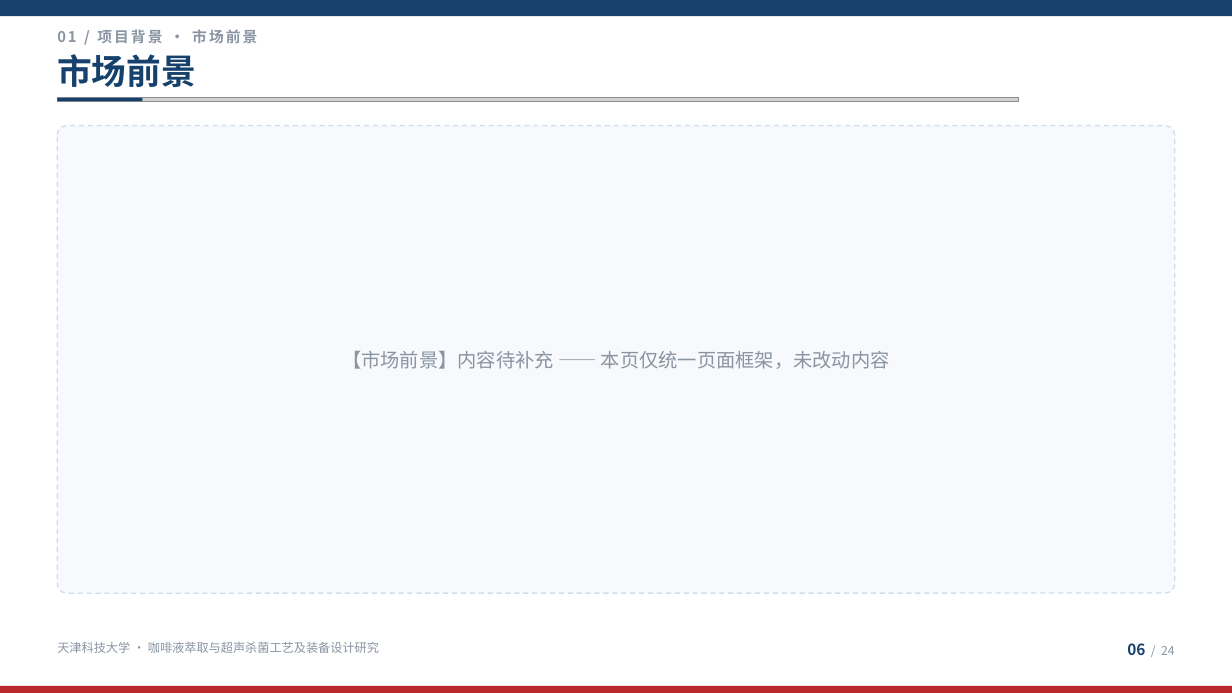
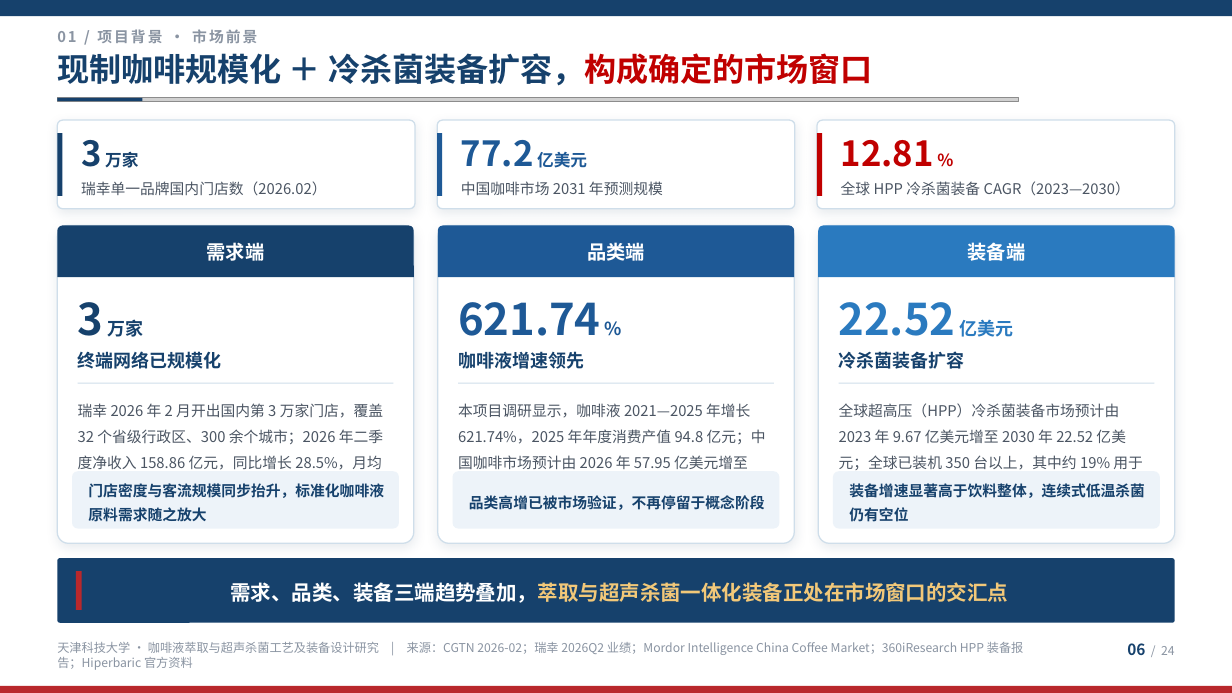
Before and after one commit to G1291428/kiro, a slide deck: slide 6 of dist/咖啡液萃取与超声杀菌工艺及装备设计研究设备_美化版.pptx. Drawn at 1232x693 pixels with LibreOffice and Linux fonts; fonts in the diff are those of the drawing; grey boxes stand for pictures. Boxes give left, top, right and bottom in pixels: in the first picture for what was removed or moved away, otherwise in the second. Text is boxed around its words. In the diff, an @@ line names an element or a change of style, - is before the commit and + after.

Commit message:
补齐第 6/8/14/15 页内容，并单独输出四页可编辑 PPTX
原稿这四页只有标题没有内容，现按同一套视觉系统补齐：

- 06 市场前景：需求端/品类端/装备端三端驱动力，指标取自瑞幸门店与
  2026Q2 业绩、Mordor Intelligence 中国咖啡市场预测、360iResearch HPP
  装备市场预测，咖啡液数据引自原稿第 4/5 页
- 08 应用场景：高峰期矛盾 + 连锁门店/新茶饮/便利店/集中人流四类场景
  2x2 栅格，右栏收敛为对上游装备的三项要求
- 14 竞品分析①：UHT / HPP / 超声非热三条技术路线对标，含代表厂商
  （利乐、GEA、SPX FLOW / Hiperbaric、JBT Avure / Hielscher 等）、
  关键参数与主要局限
- 15 竞品分析②：7x5 原生参数对标表 + 四项差异化卡，本项目列红线标出；
  常温货架期与单位成本明确标注待中试验证，不给未经验证的数字

配套改动：
- theme.py 新增原生表格组件（按 ECMA-376 顺序插入 tcPr 边框）与来源行组件
- build.py 新增 make_excerpt()，从成品抽页另存独立 PPTX，页码沿用原编号
- 窄栏正文由两端对齐改为左对齐，避免中西文混排字距被拉开

产物：dist/咖啡液汇报_新增页_06_08_14_15.pptx（4 页，76 KB）及 PDF；
全篇 24 页文件同步更新。页序页数、原始图片与原有图表数值均未改动。

```diff
--- a/dist/咖啡液萃取与超声杀菌工艺及装备设计研究设备_美化版.pptx
+++ b/dist/咖啡液萃取与超声杀菌工艺及装备设计研究设备_美化版.pptx
@@ text at [57, 53, 873, 86]: text changed; size 27 to 25 pt @@
-市场前景
+现制咖啡规模化 ＋ 冷杀菌装备扩容，构成确定的市场窗口
@@ rounded rectangle removed at [57, 126, 1175, 593] @@
-【市场前景】内容待补充 —— 本页仅统一页面框架，未改动内容
@@ rounded rectangle added at [57, 120, 415, 209], fill #FFFFFF, outline #CFDEEA 1 pt, 11.5 pt, text #4B5563 @@
+3 万家
+瑞幸单一品牌国内门店数（2026.02）
@@ rectangle added at [57, 133, 63, 196], fill #16416C @@
@@ rounded rectangle added at [437, 120, 795, 209], fill #FFFFFF, outline #CFDEEA 1 pt, 11.5 pt, text #4B5563 @@
+77.2 亿美元
+中国咖啡市场 2031 年预测规模
@@ rectangle added at [437, 133, 443, 196], fill #1E5996 @@
@@ rounded rectangle added at [817, 120, 1175, 209], fill #FFFFFF, outline #CFDEEA 1 pt, 11.5 pt, text #4B5563 @@
+12.81 %
+全球 HPP 冷杀菌装备 CAGR（2023—2030）
@@ rectangle added at [817, 133, 823, 196], fill #C00000 @@
@@ rounded rectangle added at [57, 226, 414, 543], fill #FFFFFF, outline #CFDEEA 1 pt @@
@@ round same rect added at [57, 226, 414, 277], fill #16416C, 15 pt, text #FFFFFF, bold @@
+需求端
@@ rounded rectangle added at [438, 226, 795, 543], fill #FFFFFF, outline #CFDEEA 1 pt @@
@@ round same rect added at [438, 226, 795, 277], fill #1E5996, 15 pt, text #FFFFFF, bold @@
+品类端
@@ rounded rectangle added at [819, 226, 1176, 543], fill #FFFFFF, outline #CFDEEA 1 pt @@
@@ round same rect added at [819, 226, 1176, 277], fill #2A7ABF, 15 pt, text #FFFFFF, bold @@
+装备端
@@ text added at [78, 302, 143, 337], 14 pt, text #16416C, bold @@
+3 万家
@@ text added at [458, 302, 601, 336], 34 pt, text #1E5996, bold @@
+621.74 %
@@ text added at [839, 302, 1014, 337], 34 pt, text #2A7ABF, bold @@
+22.52 亿美元
@@ text added at [78, 351, 222, 369], 14 pt, text #16416C, bold @@
+终端网络已规模化
@@ text added at [458, 351, 584, 369], 14 pt, text #16416C, bold @@
+咖啡液增速领先
@@ text added at [839, 351, 965, 369], 14 pt, text #16416C, bold @@
+冷杀菌装备扩容
@@ rectangle added at [78, 383, 394, 384], fill #CFDEEA @@
@@ rectangle added at [458, 383, 775, 384], fill #CFDEEA @@
@@ rectangle added at [839, 383, 1155, 384], fill #CFDEEA @@
@@ text added at [78, 403, 383, 498], 11.5 pt, text #4B5563 @@
+瑞幸 2026 年 2 月开出国内第 3 万家门店，覆盖 32 个省级行政区、300 余个城市；2026 年二季度净收入 158.86 亿元，同比增长 28.5%，月均交易客户数创历史新高。
@@ text added at [458, 403, 766, 498], 11.5 pt, text #4B5563 @@
+本项目调研显示，咖啡液 2021—2025 年增长 621.74%，2025 年年度消费产值 94.8 亿元；中国咖啡市场预计由 2026 年 57.95 亿美元增至 2031 年 77.2 亿美元，年复合增长率 5.89%。
@@ text added at [839, 403, 1143, 498], 11.5 pt, text #4B5563 @@
+全球超高压（HPP）冷杀菌装备市场预计由 2023 年 9.67 亿美元增至 2030 年 22.52 亿美元；全球已装机 350 台以上，其中约 19% 用于果汁与饮料，冷杀菌需求明确。
@@ rounded rectangle added at [72, 471, 399, 529], fill #EDF3F9, 11.5 pt, text #16416C, bold @@
+门店密度与客流规模同步抬升，标准化咖啡液原料需求随之放大
@@ rounded rectangle added at [453, 471, 780, 529], fill #EDF3F9, 11.5 pt, text #16416C, bold @@
+品类高增已被市场验证，不再停留于概念阶段
@@ rounded rectangle added at [834, 471, 1161, 529], fill #EDF3F9, 11.5 pt, text #16416C, bold @@
+装备增速显著高于饮料整体，连续式低温杀菌仍有空位
@@ rounded rectangle added at [57, 558, 1175, 623], fill #16416C, 16 pt, text #F2C879, bold @@
+需求、品类、装备三端趋势叠加，萃取与超声杀菌一体化装备正处在市场窗口的交汇点
@@ rectangle added at [76, 571, 82, 610], fill #B9282C @@
@@ text at [57, 642, 1023, 655]: text changed @@
-天津科技大学 · 咖啡液萃取与超声杀菌工艺及装备设计研究
+天津科技大学 · 咖啡液萃取与超声杀菌工艺及装备设计研究 | 来源：CGTN 2026-02；瑞幸 2026Q2 业绩；Mordor Intelligence China Coffee Market；360iResearch HPP 装备报告；Hiperbaric 官方资料
```
Also in this commit, not shown: 3 other slides changed, 6 other files.
